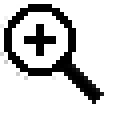
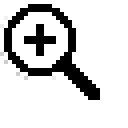
Layered file, before and after one edit (128×128). Changes by layer:
painted on "Zoom in" over [left=60, top=64, right=104, bottom=104]
